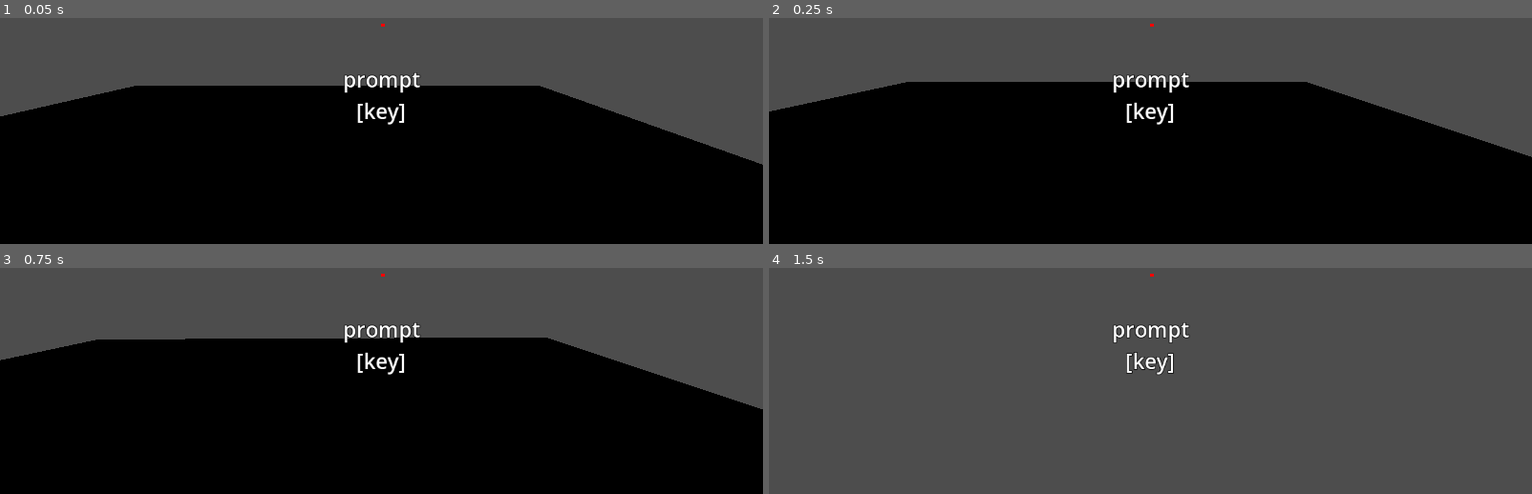
Above: before the commit, frames 1-4 (two rows, left to right).
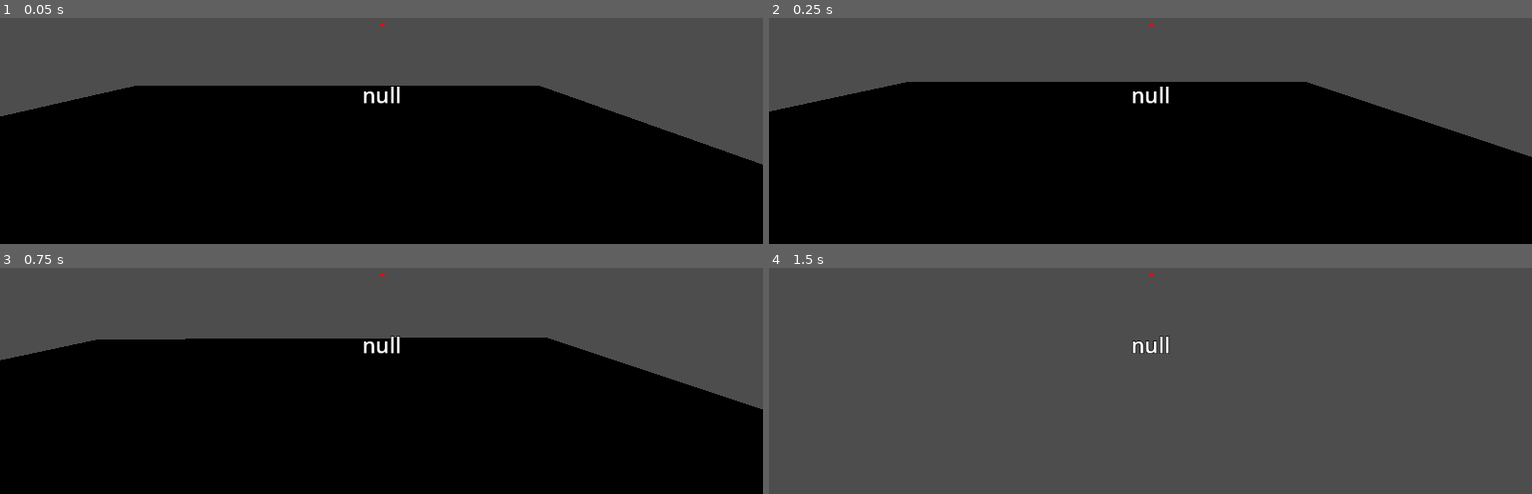
Above: after the commit, the same moments.

Repository: Twist-ttt/godot-interaction
Game: Godot game, scene res://Scenes/Game Scenes/Level/level_test.tscn
Two runs of this game, one before a commit and one after it. Both use one fixed random seed, a clock stepped at 60 frames per second and the inputs below.
Inputs (mouse positions are in pixels of both pictures, inside the frame that each line leads up to):
- Up to frame 1 (0.05 s): no input
- Up to frame 2 (0.25 s): no input
- Up to frame 3 (0.75 s): tap Enter at 0.5 s; move the mouse to (419, 279) at 0.52 s; hold W (move_forward) from 0.53 s (still down); hold E (interact) from 0.53 s (still down)
- Up to frame 4 (1.5 s): keep holding W (move_forward); tap Space (move_jump) at 0.77 s; move the mouse to (1112, 281) at 1.27 s; release E (interact) at 1.28 s; tap E (interact) at 1.35 s

The runs differ from the first frame. In frame 1, 0.8% of the frame differs, in the area x 45-56%, y 24-48%; in frame 2, 0.8%; in frame 3, 0.8%; in frame 4, 0.8%.
Error before the commit: Parse Error: Could not find type "InteractAble" in the current scope. (res://Scenes/Tools/Interact)

Commit message:
优化文件管理
修了个小bug

Diff:
--- /dev/null
+++ b/Common/State Managenment/StateMachine.gd
@@ -0,0 +1,42 @@
+# 状态机管理器，需挂载在需要进行状态管理对象的父节点(owner)下
+# 依赖owner实现 transition_state、get_next_state 和 tick_physics 方法
+class_name StateMachine
+extends Node
+
+# 记录当前状态持续时间（秒）
+var state_time: float = 0.0
+
+# 当前状态标识（枚举类型）
+# 使用setter(也就是set())监听状态变化，默认-1表示未初始化状态
+var current_state: int = -1:
+	set(v):#当current_state的值将要变化时，v=新值，此时current_state还未更新
+		# 状态变化时通知owner
+		# transition_state处理状态切换时的清理和初始化工作
+		owner.transtion_state(current_state, v)
+		# 更新当前状态，这里赋值不会重新执行set()
+		current_state = v
+		state_time = 0
+
+# 初始化函数
+func _ready() -> void:
+	#godot优先处理子节点的ready函数，
+	#最后再执行owner（父节点）的ready函数，
+	#因此需要先等owner的ready函数执行完
+	await owner.ready
+
+	# 初始化初始状态
+	current_state = 0
+
+func _physics_process(delta: float) -> void:
+	while true:
+		var next := owner.get_next_state(current_state) as int
+
+		#状态稳定时，退出循环
+		if current_state == next:
+			break
+
+		current_state = next
+
+	# 执行当前状态的物理逻辑处理
+	owner.tick_physics(current_state, delta)
+	state_time = state_time +delta
--- a/Scenes/Game Scenes/Entities/NPC Test/npc_test.tscn
+++ b/Scenes/Game Scenes/Entities/NPC Test/npc_test.tscn
@@ -1,4 +1,6 @@
 [gd_scene load_steps=6 format=3 uid="uid://bctk3s1t347or"]
+
+[ext_resource type="Script" uid="uid://hoxw4certtso" path="res://Scenes/Tools/Interact Ray/InteractAble.gd" id="1_lrvio"]
 
 [sub_resource type="BoxShape3D" id="BoxShape3D_fbwhf"]
 size = Vector3(0.7, 2, 0.8)
@@ -16,13 +18,6 @@
 
 [sub_resource type="BoxMesh" id="BoxMesh_yyplb"]
 size = Vector3(0.7, 2, 0.8)
-
-[sub_resource type="GDScript" id="GDScript_g8xtt"]
-script/source = "extends Node
-class_name InteractAble
-
-@export var prompt_message = \"Interact\"
-"
 
 [node name="NPC_test" type="CharacterBody3D" groups=["Operable Object"]]
 collision_layer = 4
@@ -48,5 +43,5 @@
 transform = Transform3D(-4.07061e-08, 0.364389, -0.931247, 1.5928e-08, 0.931247, 0.364389, 1, 0, -4.37114e-08, -2.87269, 2.71035, 0.00175786)
 
 [node name="InteractAble" type="Node" parent="."]
-script = SubResource("GDScript_g8xtt")
-metadata/_custom_type_script = "uid://c3577huhtkjav"
+script = ExtResource("1_lrvio")
+metadata/_custom_type_script = "uid://hoxw4certtso"
--- /dev/null
+++ b/Scenes/Tools/Interact Ray/InteractAble.gd
@@ -0,0 +1,4 @@
+extends Node
+class_name InteractAble
+
+@export var prompt_message = "Interact"
Not shown, added: Common/State Managenment/StateMachine.gd.uid
Not shown, added: Scenes/Tools/Interact Ray/InteractAble.gd.uid
